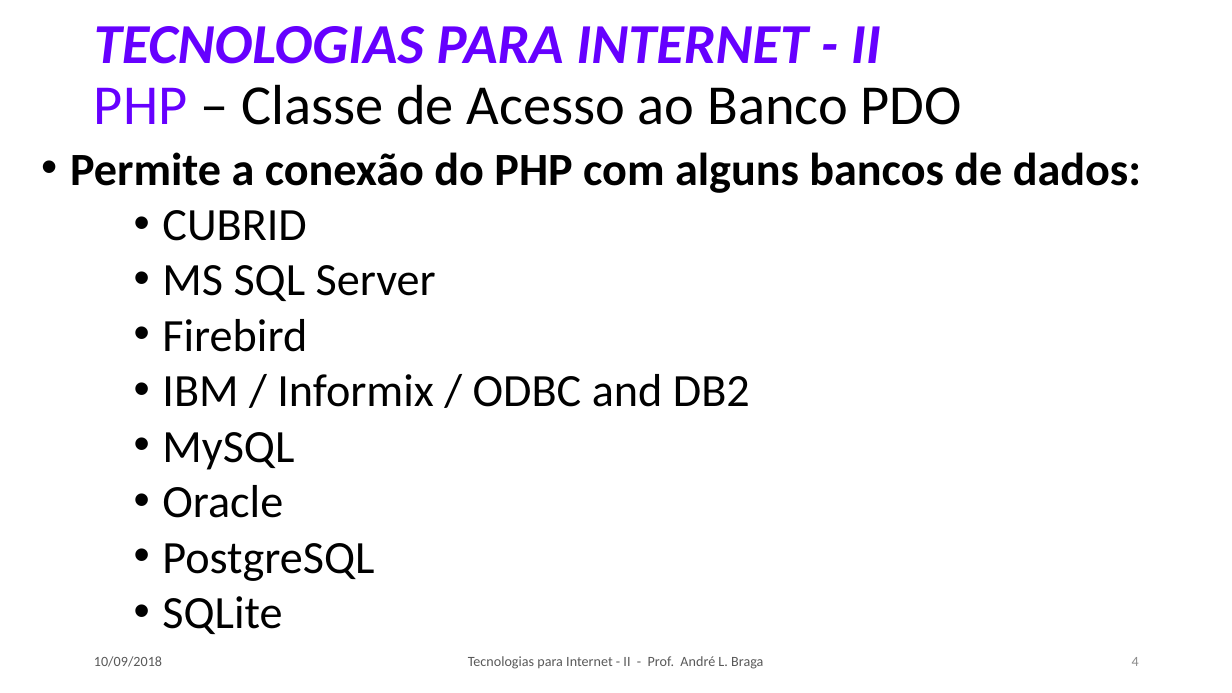
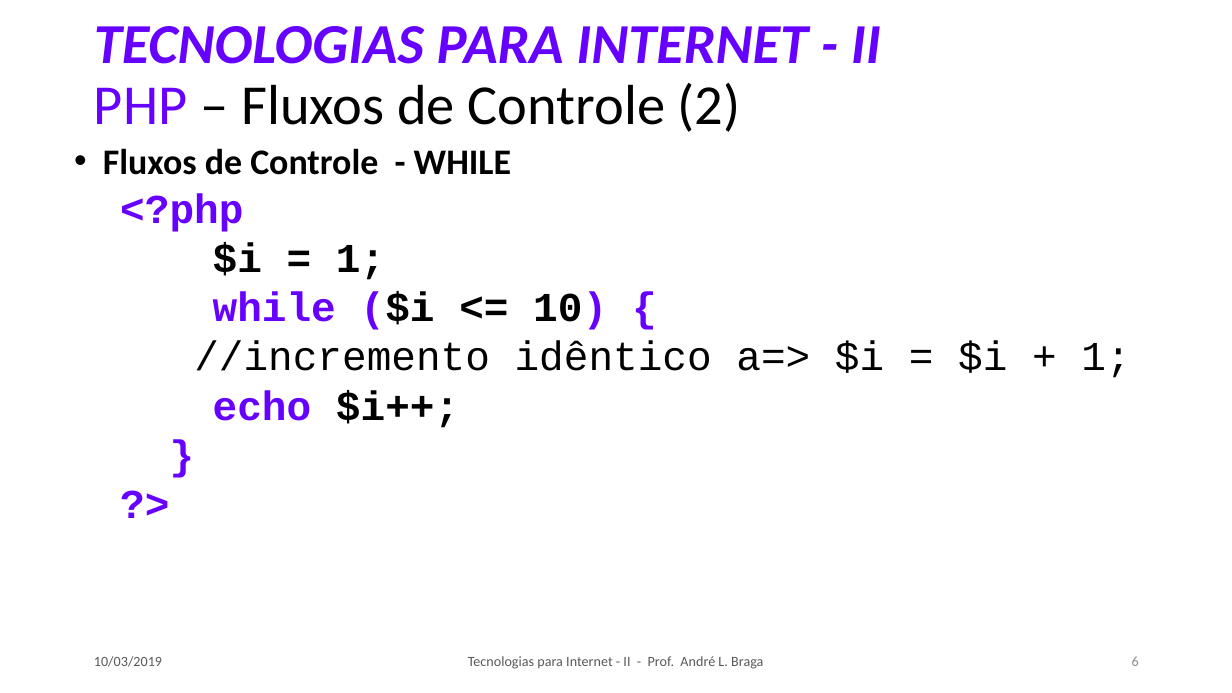
Before and after one commit to LeoCaronezi/CURSOS, a slide deck: slide 6 of TECNOLOGIAS PARA INTERNET II/SLIDES/TI-2_Aula_05.pptx (slide 4 before the commit). Drawn at 1232x693 pixels with LibreOffice and Linux fonts; fonts in the diff are those of the drawing. Boxes give left, top, right and bottom in pixels: in the first picture for what was removed or moved away, otherwise in the second. Text is boxed around its words. In the diff, an @@ line names an element or a change of style, - is before the commit and + after.

```diff
--- a/TECNOLOGIAS PARA INTERNET II/SLIDES/TI-2_Aula_05.pptx
+++ b/TECNOLOGIAS PARA INTERNET II/SLIDES/TI-2_Aula_05.pptx
@@ title at box(94, 26, 881, 132): text changed; bold on; italic on @@
-TECNOLOGIAS PARA INTERNET - II
-PHP – Classe de Acesso ao Banco PDO
+TECNOLOGIAS PARA INTERNET - II
+PHP – Fluxos de Controle (2)
@@ text at box(103, 148, 1130, 428): text changed; size 36 to 32 pt; font Calibri to Courier New; bold on @@
-• Permite a conexão do PHP com alguns bancos de dados:
-    • CUBRID
-    • MS SQL Server
-    • Firebird
-    • IBM / Informix / ODBC and DB2
-    • MySQL
-    • Oracle
-    • PostgreSQL
-    • SQLite
+• Fluxos de Controle - WHILE
+  <?php
+  $i = 1;
+  while ($i <= 10) {
+  //incremento idêntico a=> $i = $i + 1;
+  echo $i++;
+  }
+  ?>
@@ text at box(94, 656, 162, 667): text changed @@
-10/09/2018
+10/03/2019
@@ page number at box(1132, 656, 1139, 666): text changed @@
-4
+6
```
Also in this commit, not shown: 9 other slides changed, 5 slides added, 20 slides removed, 7 other files.
